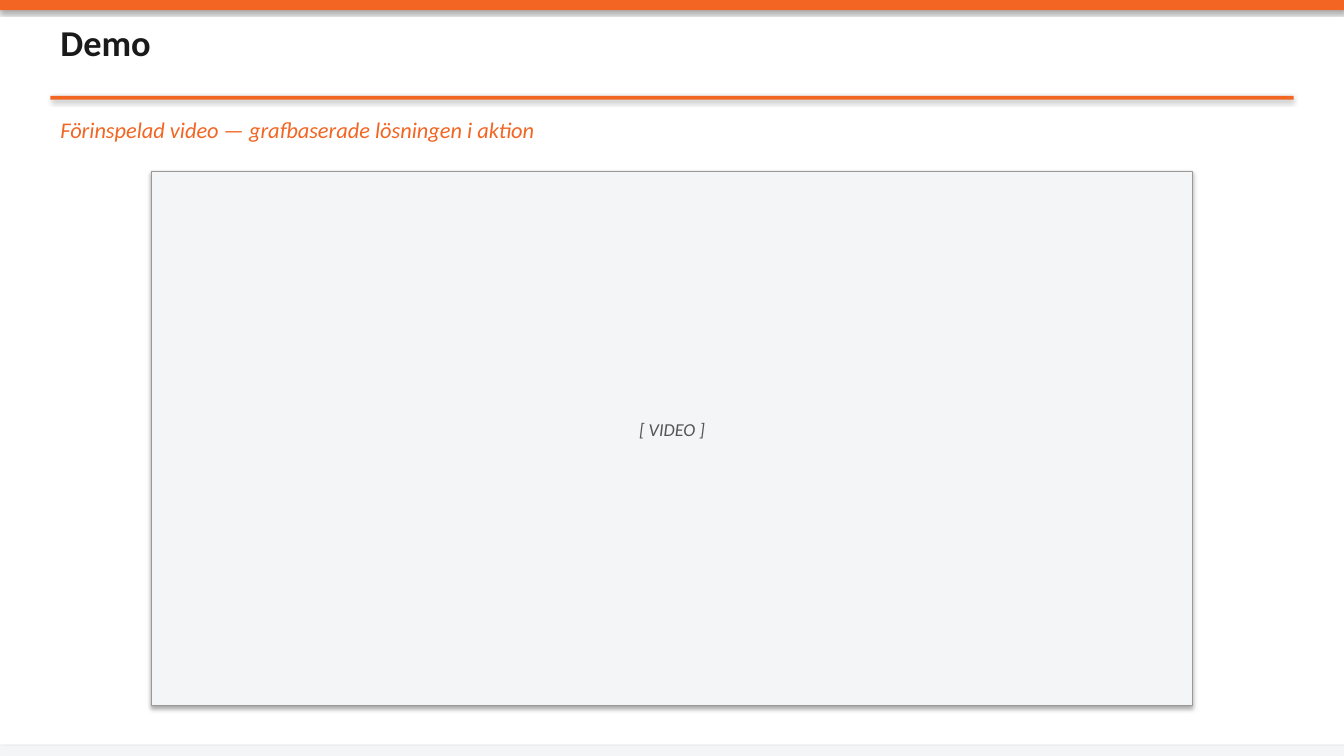
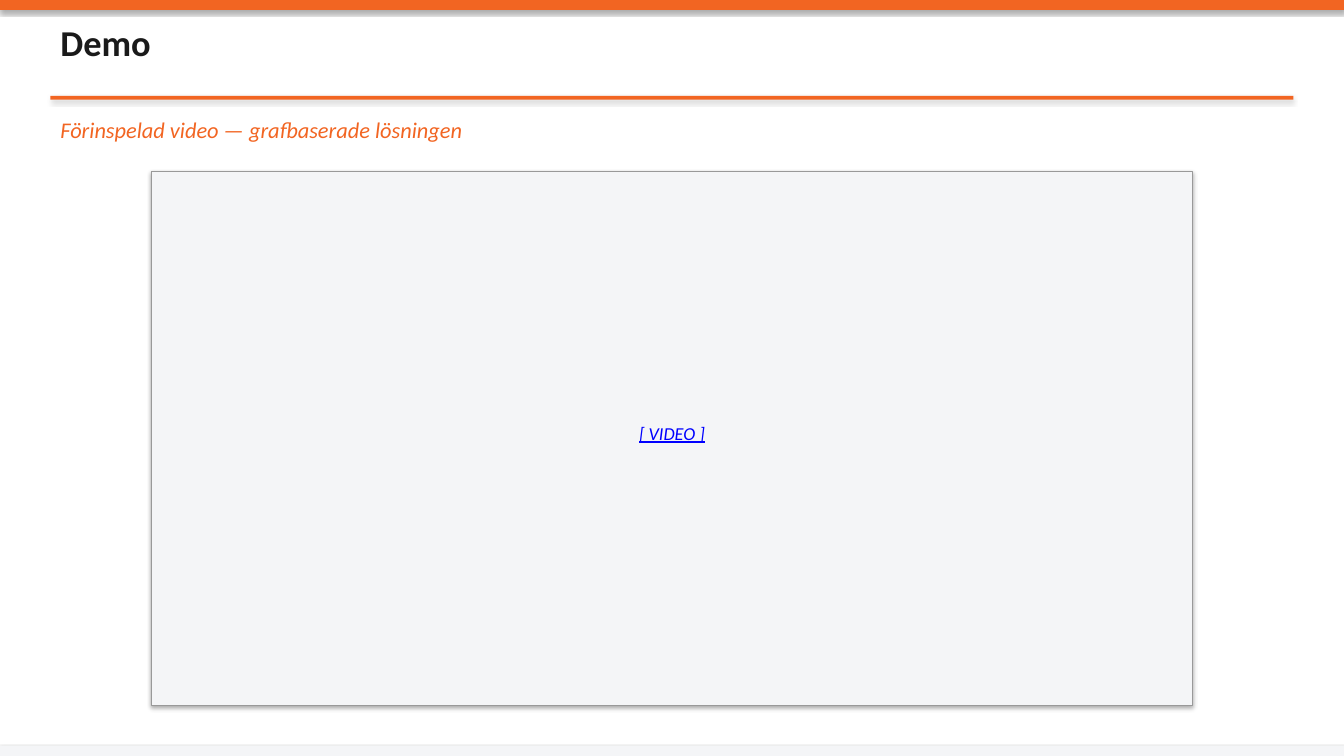
Before and after one commit to isak29/isak-bachelor-thesis, a slide deck: slide 11 of presentation/thesis_presentation_1.pptx. Drawn at 1344x756 pixels with LibreOffice and Linux fonts; fonts in the diff are those of the drawing. Boxes give left, top, right and bottom in pixels: in the first picture for what was removed or moved away, otherwise in the second. Text is boxed around its words. In the diff, an @@ line names an element or a change of style, - is before the commit and + after.

```diff
--- a/presentation/thesis_presentation_1.pptx
+++ b/presentation/thesis_presentation_1.pptx
@@ text at (60,122,462,142): text changed @@
-Förinspelad video — grafbaserade lösningen i aktion
+Förinspelad video — grafbaserade lösningen
@@ text "[ VIDEO ]" at (649,428,696,443): text colour #555555 to #0000FF, underline on @@
```
Also in this commit, not shown: 8 other slides changed, 3 other files.
